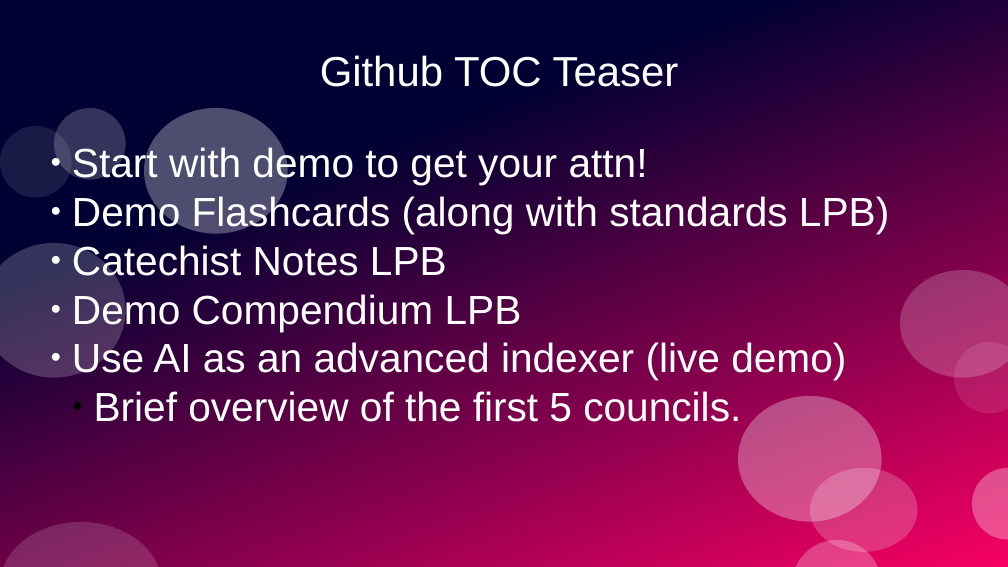
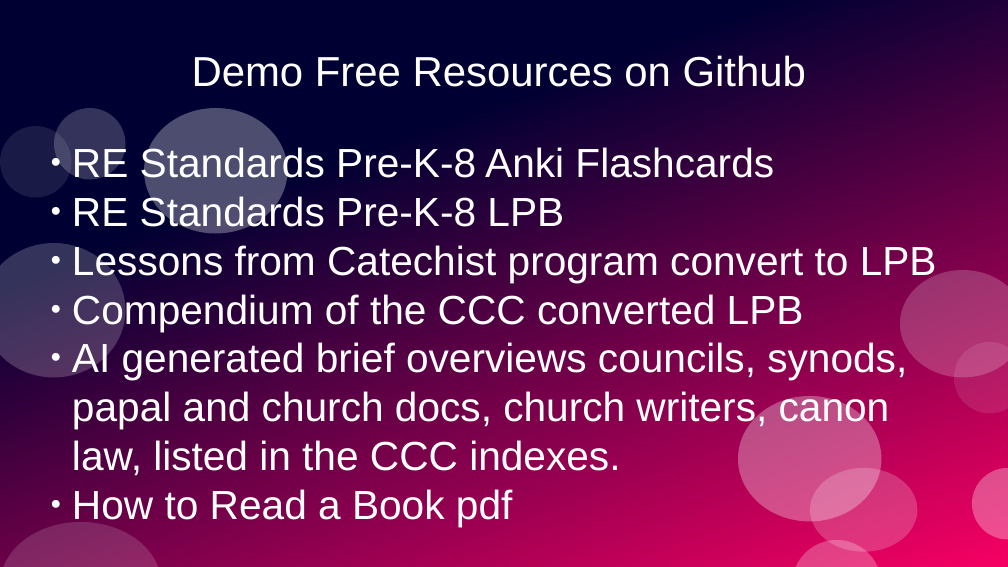
Before and after one commit to stevemac321/Catechist, a slide deck: slide 3 of Mastery.pptx (slide 2 before the commit). Drawn at 1008x567 pixels with LibreOffice and Linux fonts; fonts in the diff are those of the drawing. Boxes give left, top, right and bottom in pixels: in the first picture for what was removed or moved away, otherwise in the second. Text is boxed around its words. In the diff, an @@ line names an element or a change of style, - is before the commit and + after.

```diff
--- a/Mastery.pptx
+++ b/Mastery.pptx
@@ title at [192,55,806,87]: text changed @@
-Github TOC Teaser
+Demo Free Resources on Github
@@ subtitle at [72,145,937,526]: text changed @@
-● Start with demo to get your attn!
-● Demo Flashcards (along with standards LPB)
-● Catechist Notes LPB
-● Demo Compendium LPB
-● Use AI as an advanced indexer (live demo)
-  ● Brief overview of the first 5 councils.
+● RE Standards Pre-K-8 Anki Flashcards
+● RE Standards Pre-K-8 LPB
+● Lessons from Catechist program convert to LPB
+● Compendium of the CCC converted LPB
+● AI generated brief overviews councils, synods, papal and church docs, church writers, canon law, listed in the CCC indexes.
+● How to Read a Book pdf
```
Also in this commit, not shown: 4 other slides changed, 3 slides added, 5 slides removed, 1 other file.
